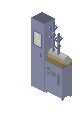
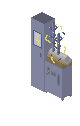
Layered file, before and after one edit (w=80, h=126). Changes by layer:
renamed "pipes" to "broke sparks", moved it above "sign", painted on it over [45, 26, 66, 63]
renamed "Layer 5" to "pipes", painted on it over [49, 26, 66, 63]
added layer "liver down" above "liver up" over [46, 67, 48, 75]
painted on "right block" over [46, 67, 48, 75]
